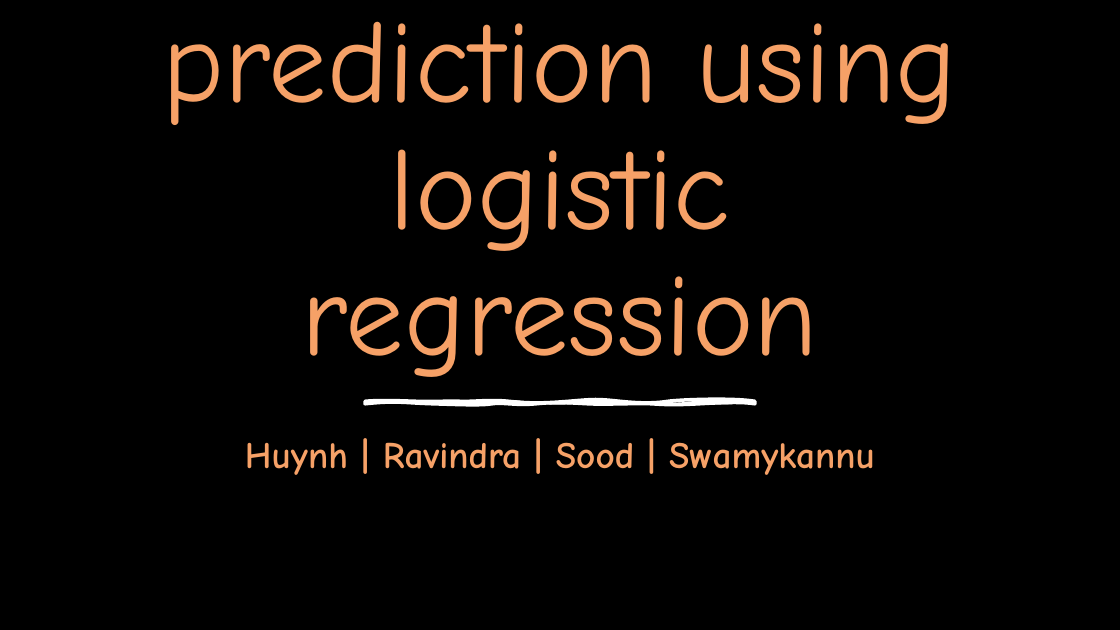
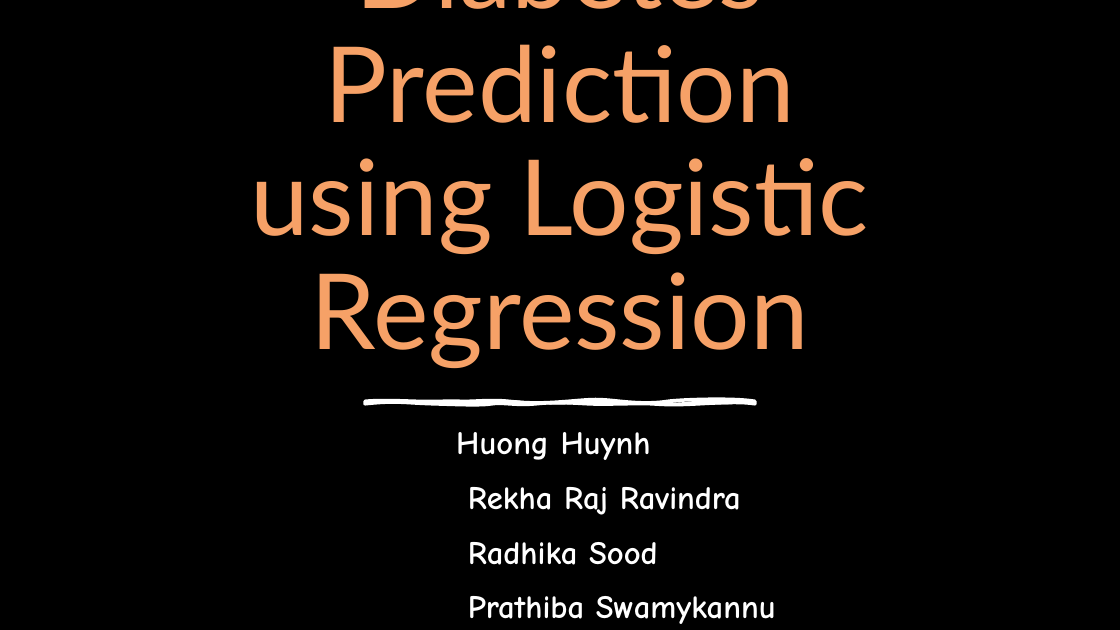
Before and after one commit to soodrk/R-Predict-Diabetes-using-Logistic-Regression, a slide deck: slide 1 of Diabetes prediction using logistic regression.pptx. Drawn at 1120x630 pixels with LibreOffice and Linux fonts; fonts in the diff are those of the drawing; background and template pictures are left out. Boxes give left, top, right and bottom in pixels: in the first picture for what was removed or moved away, otherwise in the second. Text is boxed around its words. In the diff, an @@ line names an element or a change of style, - is before the commit and + after.

Commit message:
Final Presentation

```diff
--- a/Diabetes prediction using logistic regression.pptx
+++ b/Diabetes prediction using logistic regression.pptx
@@ title at (250, 44, 869, 367): text changed; size 100 to 90 pt; font Comic Neue to Lato @@
-Diabetes prediction using logistic regression
+Diabetes Prediction
+using Logistic Regression
@@ subtitle at (456, 432, 776, 624): text changed; size 32 to 28 pt; text colour #F6A168 to #FFFFFF @@
-Huynh | Ravindra | Sood | Swamykannu
+Huong Huynh
+Rekha Raj Ravindra
+Radhika Sood
+Prathiba Swamykannu
```
Also in this commit, not shown: 10 other slides changed, 7 slides added, 2 slides removed.
